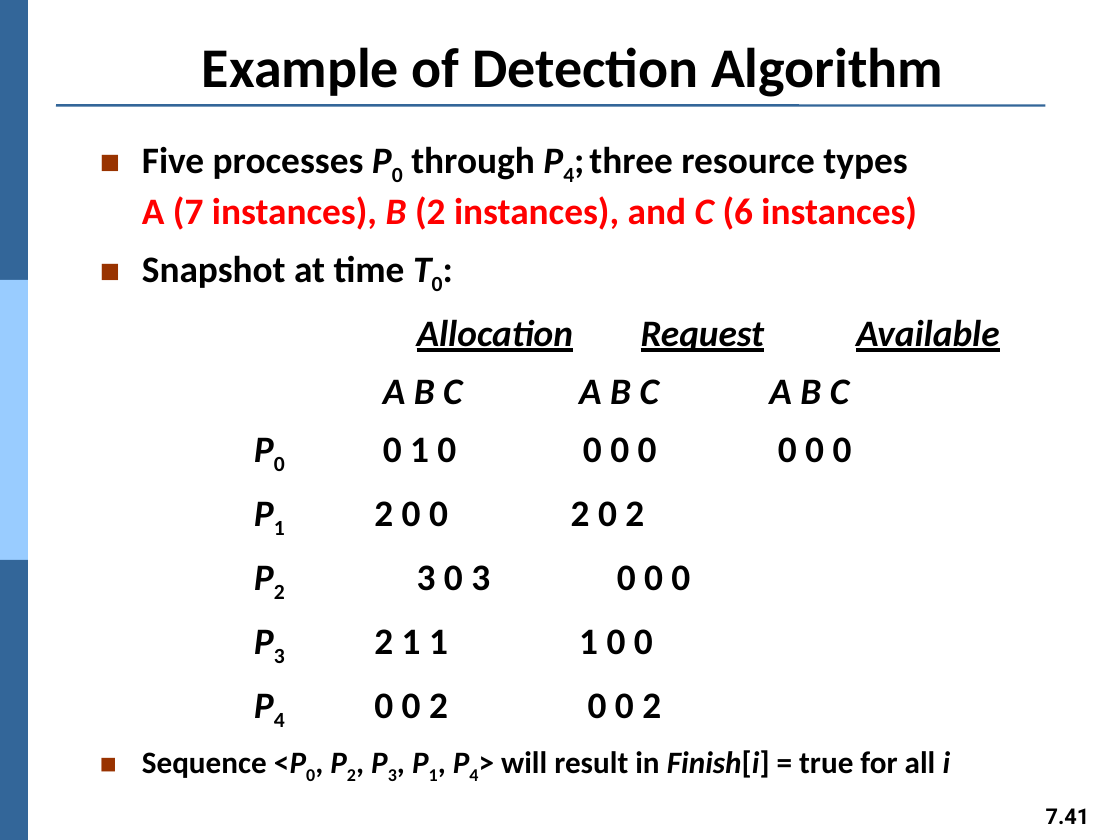
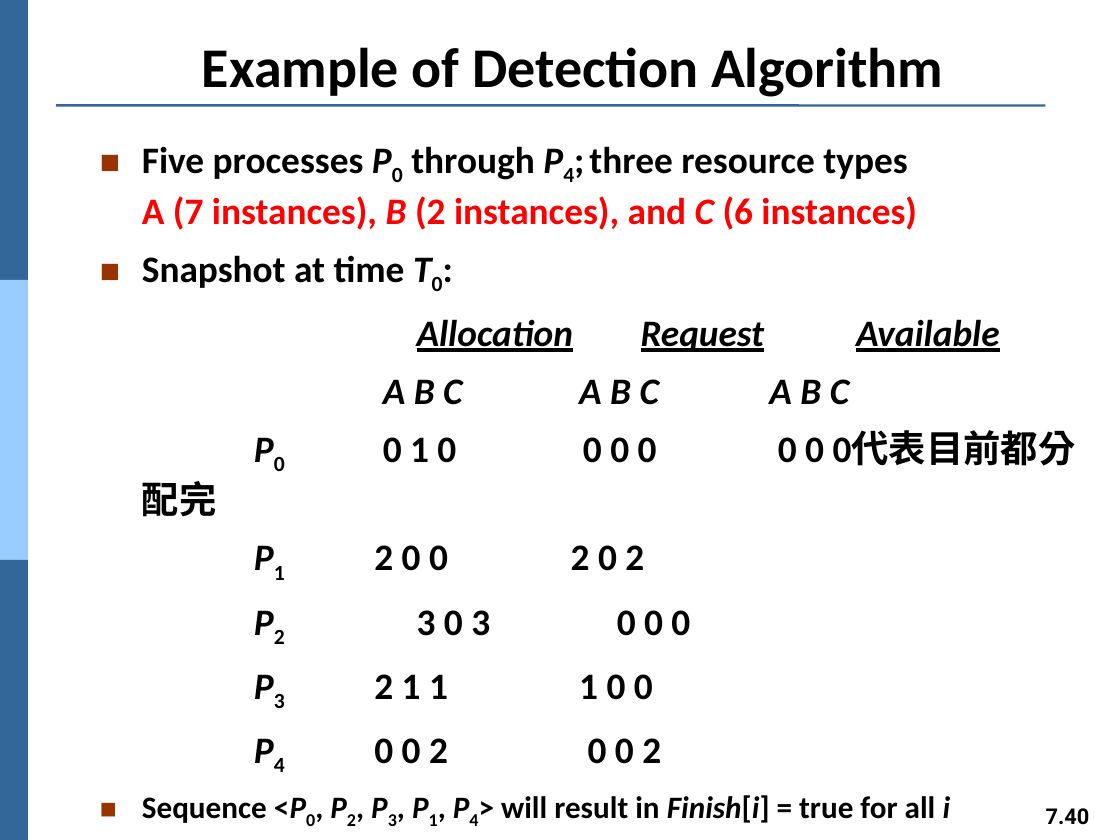
Before and after one commit to Yang09701194/OS_Learning, a slide deck: slide 40 of ch07.pptx (slide 41 before the commit). Drawn at 1120x840 pixels with LibreOffice and Linux fonts; fonts in the diff are those of the drawing. Boxes give left, top, right and bottom in pixels: in the first picture for what was removed or moved away, otherwise in the second. Text is boxed around its words. In the diff, an @@ line names an element or a change of style, - is before the commit and + after.

```diff
--- a/ch07.pptx
+++ b/ch07.pptx
@@ text at (383,437,824,463): text changed @@
-P0 0 1 0 0 0 0 0 0 0
+P0 0 1 0 0 0 0 0 0 0代表目前都分配完
@@ page number at (1046,808,1090,825): text changed @@
-7.41
+7.40
```
Also in this commit, not shown: 7 other slides changed, 1 slide removed.
